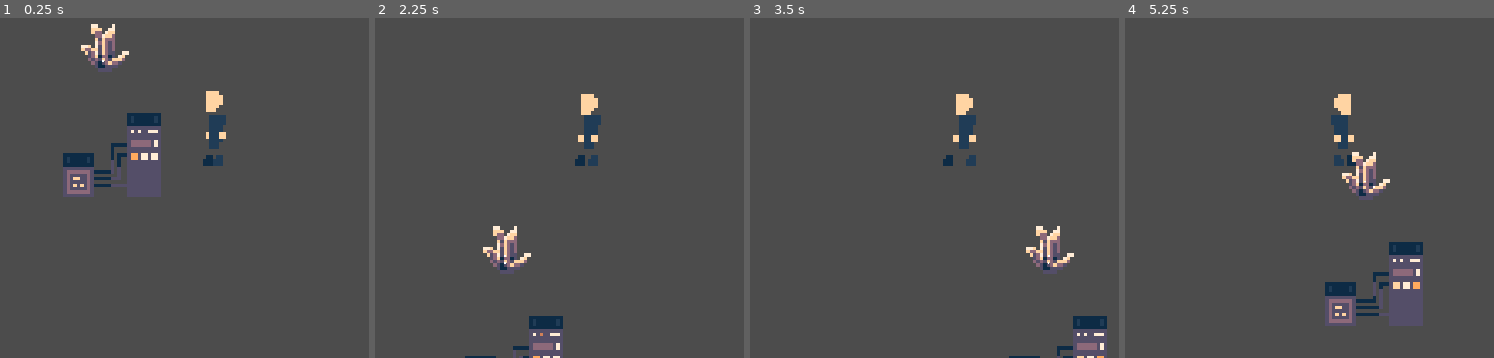
Above: before the commit, frames 1-4 (left to right).
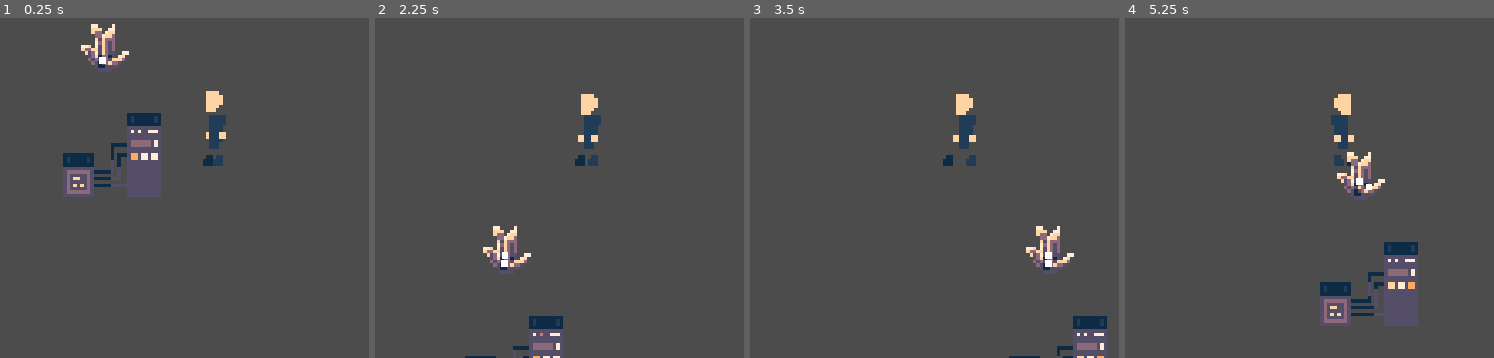
Above: after the commit, the same moments.

Repository: marco-vito/Low-Rez-Jam-2019
Game: Godot game, scene res://Test.tscn
Same seed, same stepped clock (60 frames per second), same inputs: the game is played once before the commit and once after it. This scene is started directly instead of the project's main scene.
Inputs:
- Up to frame 1 (0.25 s): no input
- Up to frame 2 (2.25 s): hold Up (ui_up) 0.53-2.03 s; tap C (interact) at 0.6, 1.35, 2.1 s; hold Left (ui_left) from 2.03 s (still down)
- Up to frame 3 (3.5 s): keep holding Left (ui_left); tap C (interact) at 2.85 s
- Up to frame 4 (5.25 s): release Left (ui_left) at 3.53 s; hold Down (ui_down) 3.53-4.28 s; tap C (interact) at 3.6, 4.35, 5.1 s; hold Right (ui_right) 4.28-5.03 s; hold Up (ui_up) from 5.03 s (still down)

The runs differ from the first frame. In frame 1, less than 0.1% of the frame differs, in the area x 26-29%, y 11-14%; in frame 2, less than 0.1%; in frame 3, less than 0.1%; in frame 4, 2.8%, in the area x 52-81%, y 39-91%.

Commit message:
Creted template for Enemy
Created the template scene and scripts, with comments, where later we'll work on its movement

Diff:
--- /dev/null
+++ b/Entities/Enemy/Enemy.gd
@@ -0,0 +1,22 @@
+extends "res://Entities/Entity.gd"
+
+enum states {HIDDEN, MOVING}
+var state = states.MOVING
+
+var spawnPosition
+
+func _physics_process(delta):
+	match state:
+		states.MOVING:
+			_moving()
+		states.HIDDEN:
+			_hidden()
+
+func _moving():
+	#move towards the player, play following sound, increase volume of following sound inversely to the distance from player
+	pass
+
+func _hidden():
+	spawnPosition = global_position
+	#play animation of disapearing once, stop following sound, emit shriek
+	pass
--- /dev/null
+++ b/Entities/Enemy/Enemy.tscn
@@ -0,0 +1,17 @@
+[gd_scene load_steps=4 format=2]
+
+[ext_resource path="res://Entities/Enemy/Enemy.gd" type="Script" id=1]
+[ext_resource path="res://icon.png" type="Texture" id=2]
+
+[sub_resource type="RectangleShape2D" id=1]
+extents = Vector2( 3.163, 3.34753 )
+
+[node name="Enemy" type="KinematicBody2D"]
+script = ExtResource( 1 )
+
+[node name="CollisionShape2D" type="CollisionShape2D" parent="."]
+shape = SubResource( 1 )
+
+[node name="Sprite" type="Sprite" parent="."]
+scale = Vector2( 0.1, 0.1 )
+texture = ExtResource( 2 )
--- a/Entities/Entity.gd
+++ b/Entities/Entity.gd
@@ -1,6 +1,6 @@
 extends KinematicBody2D
 
-const SPEED = 40
+var SPEED = 40
 
 #Arrays, enum and var to control the direction of movement and raycasts. [North, South, East, West].
 var dirX = [0, 0, 16, -16]
--- a/Entities/Player/Player.tscn
+++ b/Entities/Player/Player.tscn
@@ -175,7 +175,7 @@
 }
 
 [sub_resource type="RectangleShape2D" id=3]
-extents = Vector2( 5, 5 )
+extents = Vector2( 2.79787, 5.60237 )
 
 [sub_resource type="CircleShape2D" id=4]
 radius = 14.0
@@ -221,7 +221,7 @@
 anims/walk = SubResource( 2 )
 
 [node name="CollisionShape2D" type="CollisionShape2D" parent="."]
-position = Vector2( -1, 2 )
+position = Vector2( -0.305573, 1.37502 )
 shape = SubResource( 3 )
 
 [node name="Camera" parent="." instance=ExtResource( 8 )]
@@ -229,6 +229,10 @@
 zoom = Vector2( 2, 2 )
 
 [node name="InteractionArea" type="Area2D" parent="."]
+__meta__ = {
+"_edit_group_": true,
+"_edit_lock_": true
+}
 
 [node name="CollisionShape2D" type="CollisionShape2D" parent="InteractionArea"]
 shape = SubResource( 4 )
--- a/Objects/Crystal/Crystal.tscn
+++ b/Objects/Crystal/Crystal.tscn
@@ -16,9 +16,9 @@
 gravity = Vector3( 0, 0, 0 )
 orbit_velocity = 0.0
 orbit_velocity_random = 0.0
-scale = 0.5
+scale = 2.0
 
-[node name="Crystal" instance=ExtResource( 1 )]
+[node name="Crystal" index="0" instance=ExtResource( 1 )]
 script = ExtResource( 2 )
 
 [node name="Sprite" type="Sprite" parent="." index="1"]
--- a/Objects/RechargeStation/RechargeStation.tscn
+++ b/Objects/RechargeStation/RechargeStation.tscn
@@ -8,7 +8,7 @@
 [sub_resource type="RectangleShape2D" id=1]
 extents = Vector2( 14.4731, 5.16005 )
 
-[node name="RechargeStation" instance=ExtResource( 1 )]
+[node name="RechargeStation" index="0" instance=ExtResource( 1 )]
 position = Vector2( 29.2307, 31.0576 )
 script = ExtResource( 2 )
 
